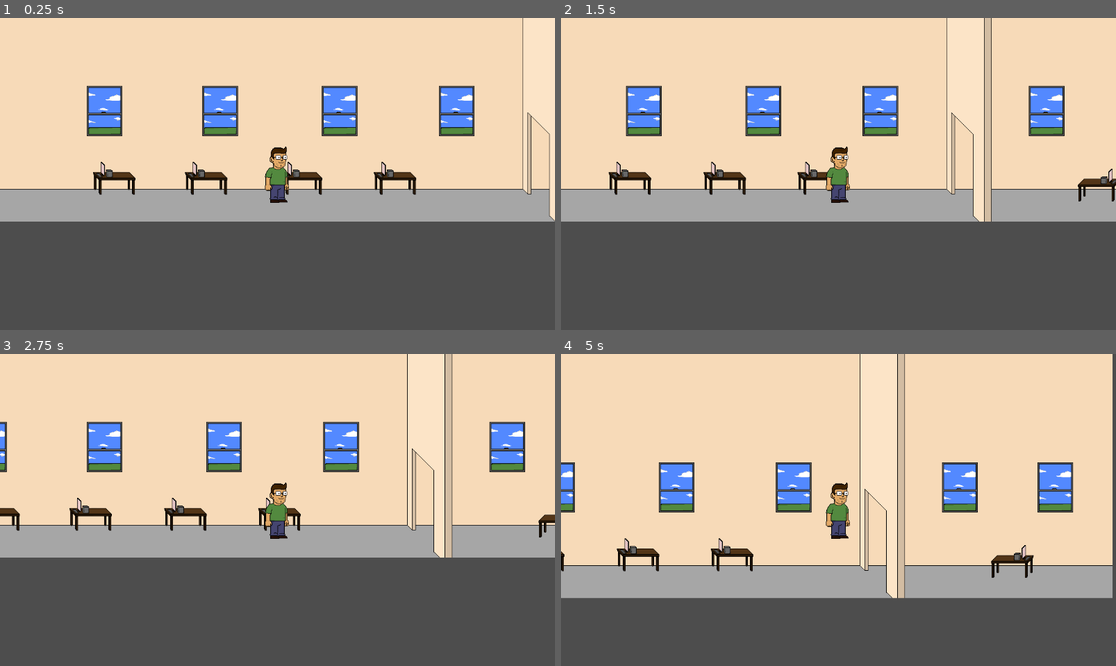
Above: before the commit, frames 1-4 (two rows, left to right).
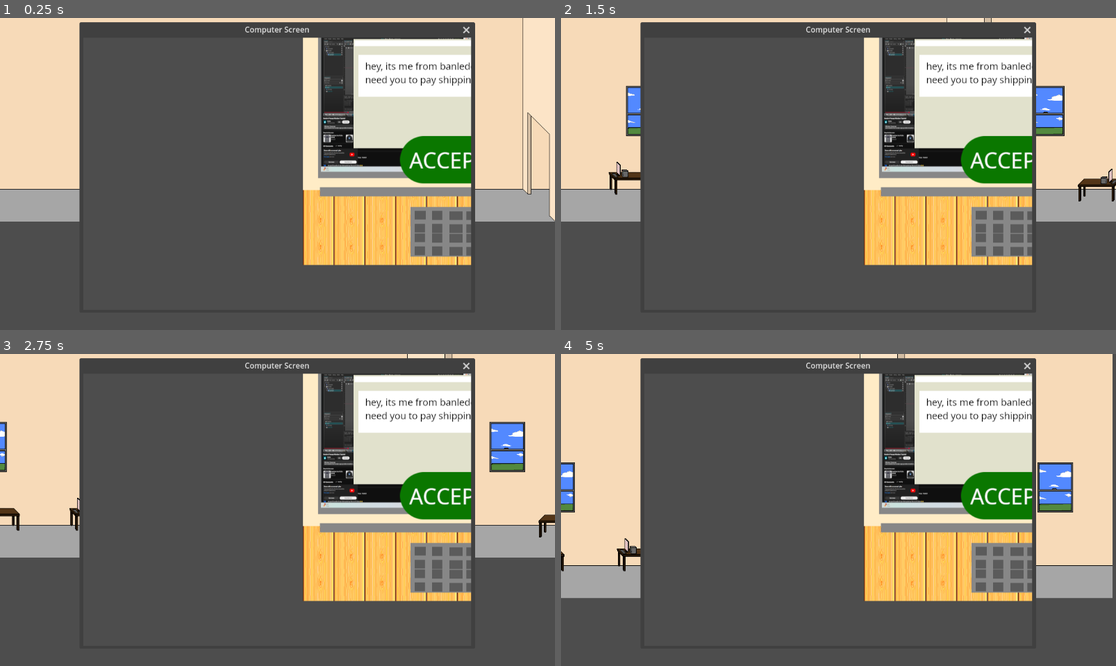
Above: after the commit, the same moments.

Repository: dmm04/Capstone-social-engineering-game-
Game: Godot game, scene res://game.tscn
Same seed, same stepped clock (60 frames per second), same inputs: the game is played once before the commit and once after it.
Inputs:
- Up to frame 1 (0.25 s): no input
- Up to frame 2 (1.5 s): tap Enter (ui_accept) at 0.5, 0.77 s; hold Right (ui_right) from 0.53 s (still down)
- Up to frame 3 (2.75 s): tap Enter (ui_accept) at 1.52 s; release Right (ui_right) at 2.03 s; hold Left (ui_left) from 2.03 s (still down)
- Up to frame 4 (5 s): release Left (ui_left) at 2.78 s; hold Right (ui_right) 2.78-4.28 s; tap Enter (ui_accept) at 3.02, 3.77, 4.52 s; hold Left (ui_left) from 4.28 s (still down)

The runs differ from the first frame. In frame 1, 44% of the frame differs, in the area x 14-86%, y 1-80%; in frame 2, 45%; in frame 3, 45%; in frame 4, 50%.

Commit message:
Add files via upload

Diff:
--- a/cybersecurity-guards/game.tscn
+++ b/cybersecurity-guards/game.tscn
@@ -1,8 +1,11 @@
-[gd_scene load_steps=5 format=3 uid="uid://b5cb8hi831nnt"]
+[gd_scene load_steps=8 format=3 uid="uid://b5cb8hi831nnt"]
 
 [ext_resource type="PackedScene" uid="uid://cd6x8v5iwhgj3" path="res://character_body_2d.tscn" id="1_80nbo"]
 [ext_resource type="Script" uid="uid://ct2ufhumb20ii" path="res://character_body_2d.gd" id="2_e2o6t"]
 [ext_resource type="Texture2D" uid="uid://rncohtls2uf5" path="res://Assets/office background.png" id="3_feb5d"]
+[ext_resource type="Texture2D" uid="uid://o4r3cyk54meq" path="res://Assets/computer puzzle example.png" id="4_ryrav"]
+[ext_resource type="Texture2D" uid="uid://cs24yy3p02dvx" path="res://Assets/reject button.png" id="5_eow3j"]
+[ext_resource type="Texture2D" uid="uid://ddnsn4h7nphgi" path="res://Assets/accept button.png" id="6_j5wjh"]
 
 [sub_resource type="WorldBoundaryShape2D" id="WorldBoundaryShape2D_e2o6t"]
 distance = -335.0
@@ -26,3 +29,24 @@
 [node name="OfficeBackground" type="Sprite2D" parent="."]
 position = Vector2(553, 183)
 texture = ExtResource("3_feb5d")
+
+[node name="Window" type="Window" parent="."]
+oversampling_override = 1.0
+title = "Computer Screen"
+initial_position = 1
+size = Vector2i(805, 565)
+
+[node name="ComputerPuzzleExample" type="Sprite2D" parent="Window"]
+position = Vector2(410, 289)
+texture = ExtResource("4_ryrav")
+
+[node name="RejectButton" type="Sprite2D" parent="Window"]
+position = Vector2(556, 342)
+texture = ExtResource("5_eow3j")
+
+[node name="AcceptButton" type="Sprite2D" parent="Window"]
+position = Vector2(302, 352)
+texture = ExtResource("6_j5wjh")
+
+[node name="Camera2D" type="Camera2D" parent="Window"]
+position = Vector2(-53, 380)
--- /dev/null
+++ b/cybersecurity-guards/pc_display.tscn
@@ -0,0 +1,5 @@
+[gd_scene format=3 uid="uid://cqg8cl02ewduy"]
+
+[node name="PC Display" type="Node2D"]
+
+[node name="Camera2D" type="Camera2D" parent="."]
--- a/cybersecurity-guards/project.godot
+++ b/cybersecurity-guards/project.godot
@@ -15,6 +15,10 @@
 config/features=PackedStringArray("4.5", "GL Compatibility")
 config/icon="res://icon.svg"
 
+[display]
+
+window/subwindows/embed_subwindows=false
+
 [rendering]
 
 textures/canvas_textures/default_texture_filter=0
Binary file added: cybersecurity-guards/Assets/accept button.png
Not shown, added: cybersecurity-guards/Assets/accept button.png.import
Binary file added: cybersecurity-guards/Assets/computer puzzle example.png
Not shown, added: cybersecurity-guards/Assets/computer puzzle example.png.import
Binary file added: cybersecurity-guards/Assets/reject button.png
Not shown, added: cybersecurity-guards/Assets/reject button.png.import
